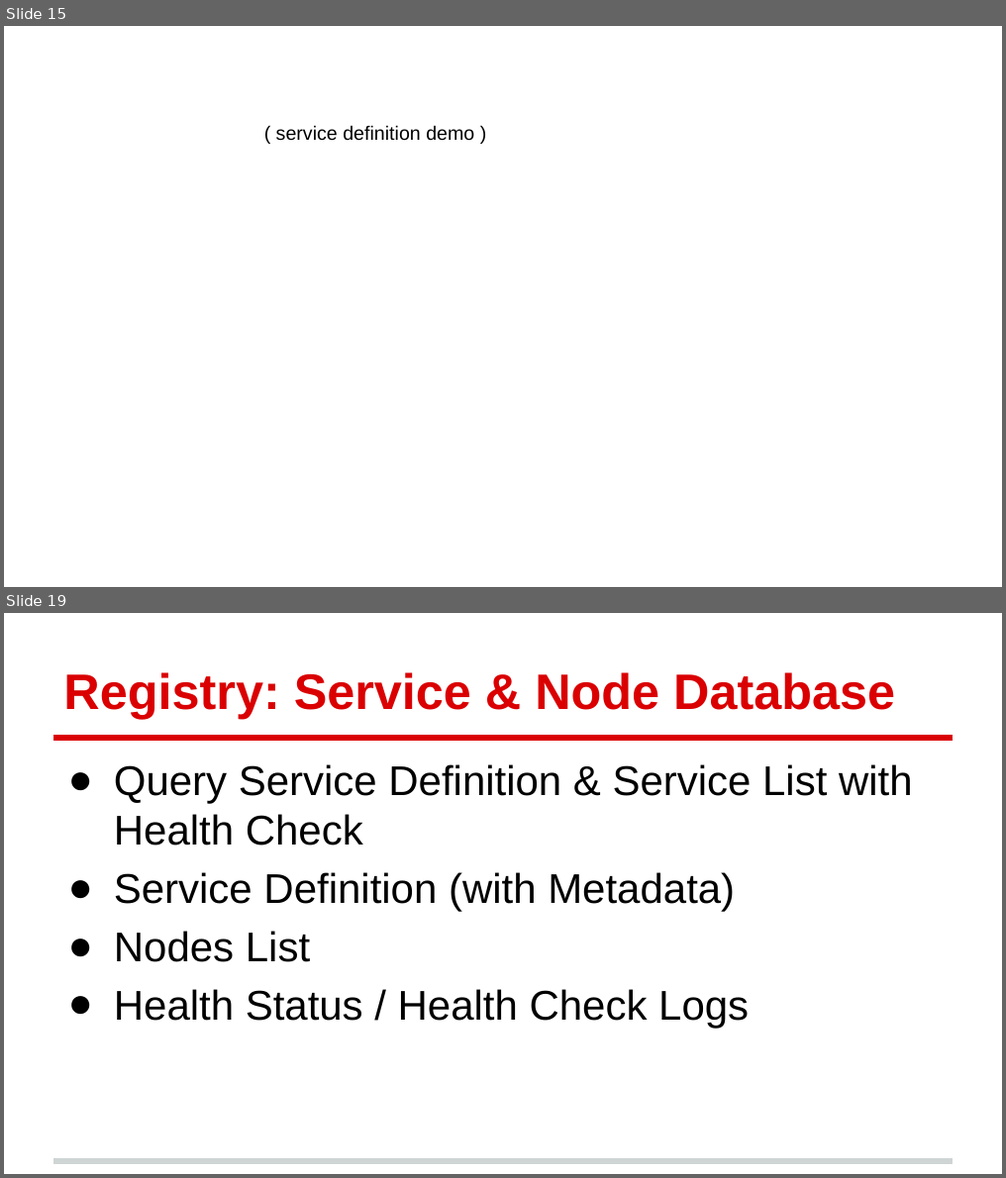
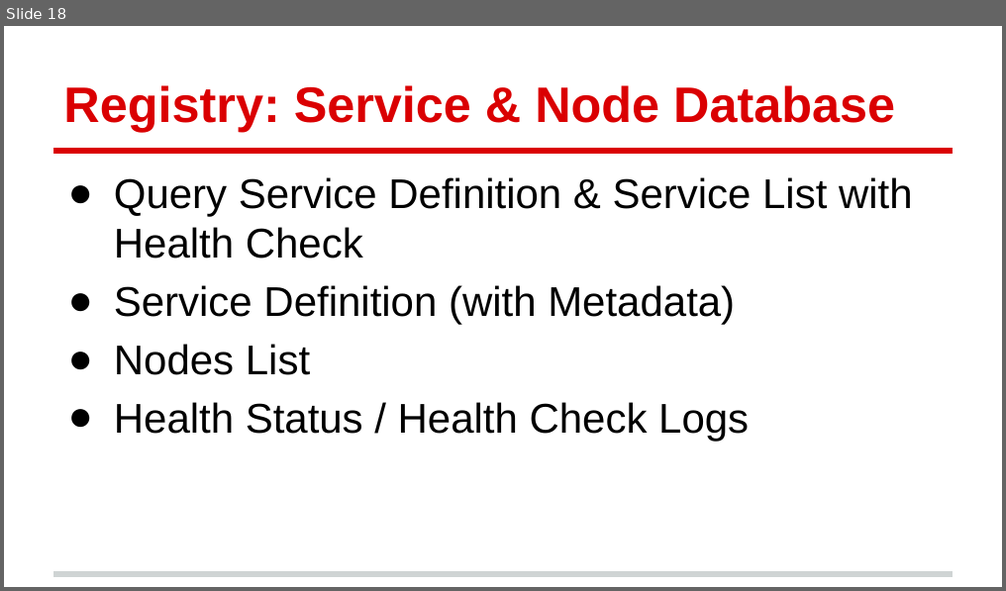
Before and after one commit to andrew0928/Meetup, a slide deck: 20180911.DevOpsDaysTaipei2018/Andrew-ServiceDiscovery (簡報).pptx. Shown one above the other, each under a label of ours: slides 15 and 19 before the commit, slide 18 after it; the slides between them are not shown. The pictures are 1006x1178 and 1006x591 pixels, drawn with LibreOffice and Linux fonts; fonts in the diff are those of the drawing; background and template pictures are left out. Boxes give left, top, right and bottom in pixels: in the first picture for what was removed or moved away, otherwise in the second. Text is boxed around its words. In the diff, an @@ line names an element or a change of style, - is before the commit and + after.

```diff
--- a/20180911.DevOpsDaysTaipei2018/Andrew-ServiceDiscovery (簡報).pptx
+++ b/20180911.DevOpsDaysTaipei2018/Andrew-ServiceDiscovery (簡報).pptx
@@ slide 15 removed at <box>4,26,1002,587</box>, background #FFFFFF @@
@@ text removed at <box>276,125,474,141</box> @@
-( service definition demo )
@@ what was slide 19 is now slide 18 @@
```
Also in this commit, not shown: 3 slides changed, 6 slides added, 2 other slides removed.
